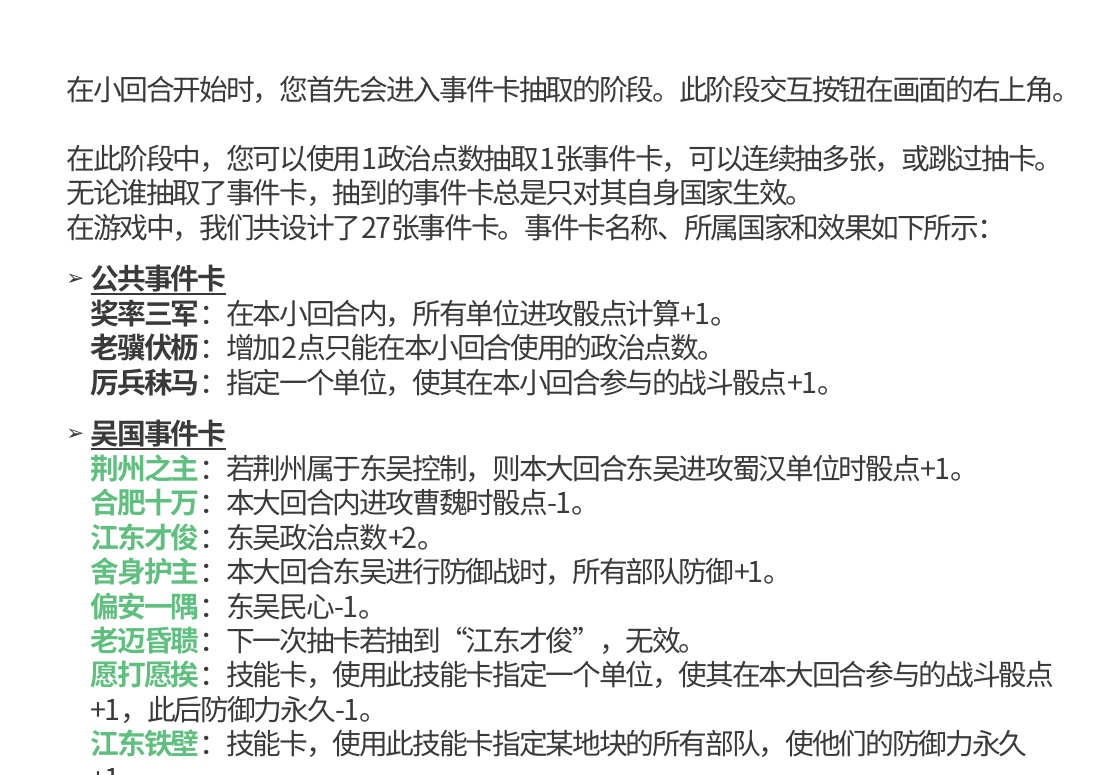
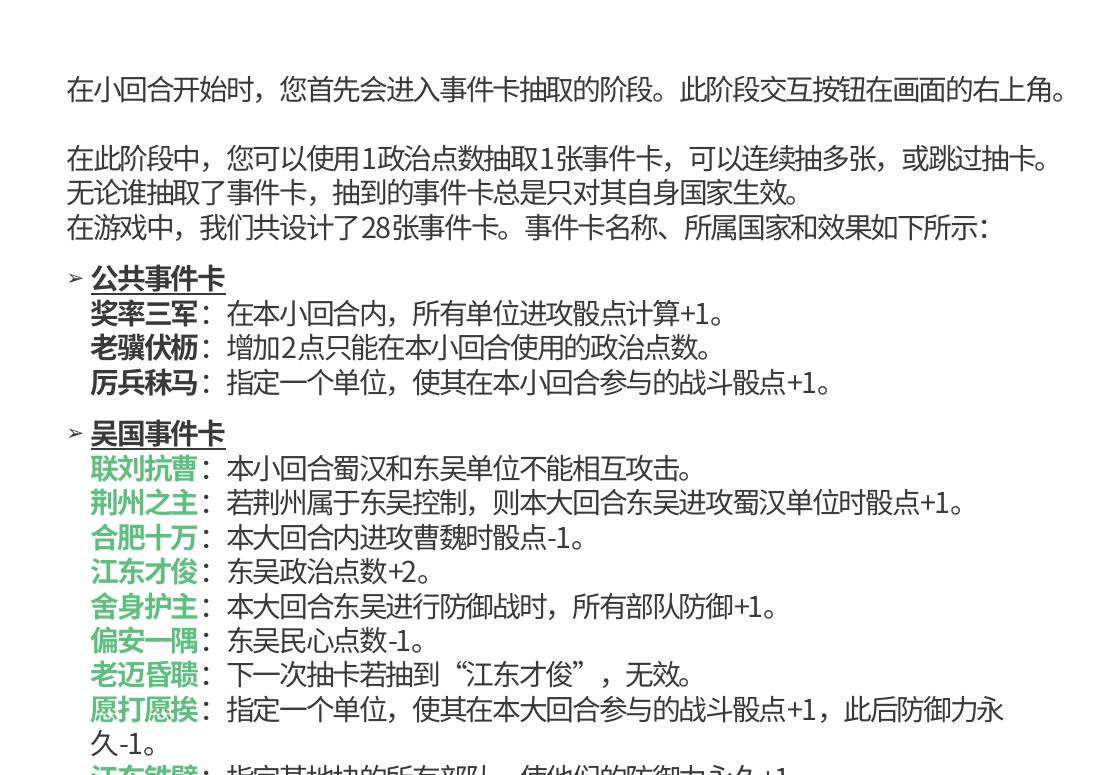
Before and after one commit to wanjin1234/three_kingdoms, a slide deck: slide 7 of game_rule.pptx (slide 10 before the commit). Drawn at 1120x775 pixels with LibreOffice and Linux fonts; fonts in the diff are those of the drawing; background and template pictures are left out. Boxes give left, top, right and bottom in pixels: in the first picture for what was removed or moved away, otherwise in the second. Text is boxed around its words. In the diff, an @@ line names an element or a change of style, - is before the commit and + after.

```diff
--- a/game_rule.pptx
+++ b/game_rule.pptx
@@ text at (66,76,1080,241): text changed @@
-在小回合开始时，您首先会进入事件卡抽取的阶段。此阶段交互按钮在画面的右上角。
-在此阶段中，您可以使用1政治点数抽取1张事件卡，可以连续抽多张，或跳过抽卡。
-无论谁抽取了事件卡，抽到的事件卡总是只对其自身国家生效。
-在游戏中，我们共设计了27张事件卡。事件卡名称、所属国家和效果如下所示：
+在小回合开始时，您首先会进入事件卡抽取的阶段。此阶段交互按钮在画面的右上角。
+在此阶段中，您可以使用1政治点数抽取1张事件卡，可以连续抽多张，或跳过抽卡。
+无论谁抽取了事件卡，抽到的事件卡总是只对其自身国家生效。
+在游戏中，我们共设计了28张事件卡。事件卡名称、所属国家和效果如下所示：
@@ text at (91,419,1006,756): text changed @@
-➢ 吴国事件卡
-  荆州之主：若荆州属于东吴控制，则本大回合东吴进攻蜀汉单位时骰点+1。
-  合肥十万：本大回合内进攻曹魏时骰点-1。
-  江东才俊：东吴政治点数+2。
-  舍身护主：本大回合东吴进行防御战时，所有部队防御+1。
-  偏安一隅：东吴民心-1。
-  老迈昏聩：下一次抽卡若抽到“江东才俊”，无效。
-  愿打愿挨：技能卡，使用此技能卡指定一个单位，使其在本大回合参与的战斗骰点+1，此后防御力永久-1。
-  江东铁壁：技能卡，使用此技能卡指定某地块的所有部队，使他们的防御力永久+1。
+➢ 吴国事件卡
+  联刘抗曹：本小回合蜀汉和东吴单位不能相互攻击。
+  荆州之主：若荆州属于东吴控制，则本大回合东吴进攻蜀汉单位时骰点+1。
+  合肥十万：本大回合内进攻曹魏时骰点-1。
+  江东才俊：东吴政治点数+2。
+  舍身护主：本大回合东吴进行防御战时，所有部队防御+1。
+  偏安一隅：东吴民心点数-1。
+  老迈昏聩：下一次抽卡若抽到“江东才俊”，无效。
+  愿打愿挨：指定一个单位，使其在本大回合参与的战斗骰点+1，此后防御力永久-1。
+  江东铁壁：指定某地块的所有部队，使他们的防御力永久+1。
```
Also in this commit, not shown: 4 other slides changed.
